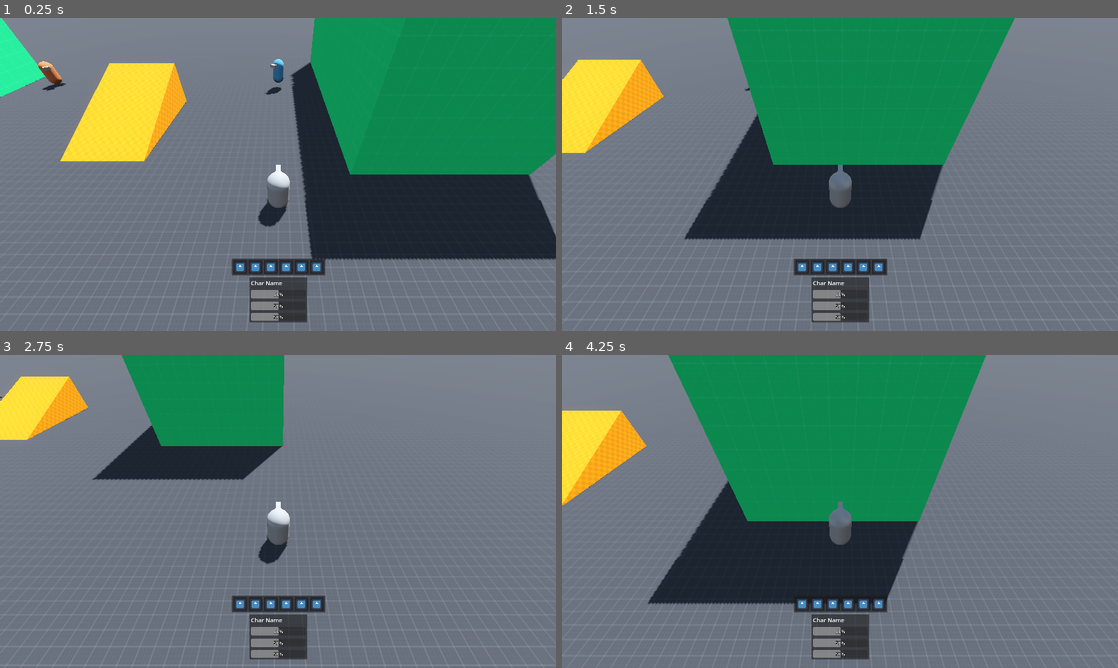
Above: before the commit, frames 1-4 (two rows, left to right).
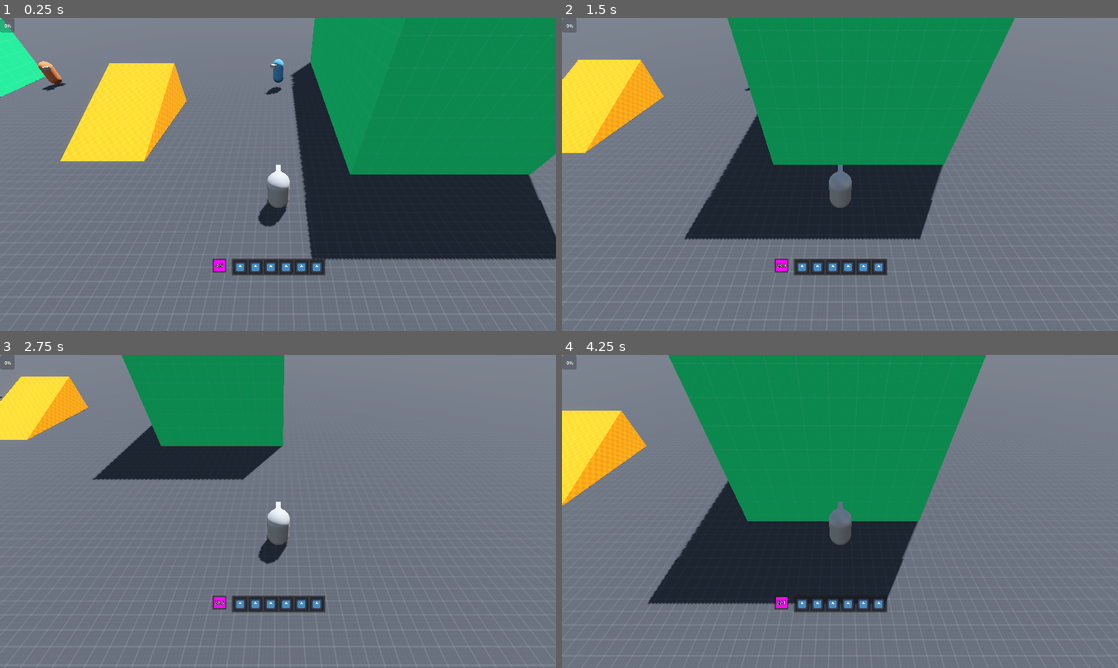
Above: after the commit, the same moments.

Repository: EveningComet/Enigma-Fusion
Game: Godot game, scene res://Scenes/Game.tscn
The game is run twice, just before and just after one commit, with the same random seed, the same clock (stepped at 60 frames per second) and the same inputs. The engine's default icon, where the game draws it, is replaced by a stand-in: a white triangle on a blue panel in a dark square.
Inputs:
- Up to frame 1 (0.25 s): no input
- Up to frame 2 (1.5 s): tap Enter at 0.5 s; hold D (move_right) 0.53-1.28 s; tap E (interact) at 0.6 s; tap Space (jump) at 0.77 s; tap F (talk) at 0.8, 1.35 s; hold S (move_backward) from 1.28 s (still down)
- Up to frame 3 (2.75 s): tap Space (jump) at 1.52 s; tap E (interact) at 1.55, 2.1 s; release S (move_backward) at 2.03 s; hold D (move_right) from 2.03 s (still down); tap F (talk) at 2.3 s
- Up to frame 4 (4.25 s): release D (move_right) at 2.78 s; hold W (move_forward) 2.78-3.53 s; tap F (talk) at 2.85, 3.8 s; tap Space (jump) at 3.02, 3.77 s; tap E (interact) at 3.05, 3.6 s; hold A (move_left) from 3.53 s (still down)

The runs differ from the first frame. In frame 1, 1.6% of the frame differs, in the area x 0-56%, y 0-98%; in frame 2, 1.6%; in frame 3, 1.6%; in frame 4, 1.6%.
Error before the commit: Parse Error: Too few arguments for "add_to_roster()" call. Expected at least 1 but received 0. (res://Scripts/Player/HostileTalkHandler.gd:11)

Commit message:
More Work
* Some project organization.
* Testing adding enemies to party.

Diff:
--- a/Scenes/Maps/Testing Level.tscn
+++ b/Scenes/Maps/Testing Level.tscn
@@ -75,7 +75,8 @@
 
 [node name="Hud Layer" type="CanvasLayer" parent="."]
 
-[node name="Player Hud" parent="Hud Layer" instance=ExtResource("5_eerm1")]
+[node name="Player Hud" parent="Hud Layer" node_paths=PackedStringArray("player_node") instance=ExtResource("5_eerm1")]
+player_node = NodePath("../../Player")
 
 [node name="Pause Menu" type="CanvasLayer" parent="."]
 
--- a/Scenes/Player/Player.tscn
+++ b/Scenes/Player/Player.tscn
@@ -6,6 +6,7 @@
 [ext_resource type="Script" path="res://Scripts/Player/PL States/PLAir.gd" id="3_eejd3"]
 [ext_resource type="Script" path="res://Scripts/Creature/Combatant.gd" id="5_1uts1"]
 [ext_resource type="Script" path="res://Scripts/Player/PlayerInputController.gd" id="6_tnric"]
+[ext_resource type="Script" path="res://Scripts/Player/PlayerHostileTalkHandler.gd" id="7_gswu2"]
 
 [sub_resource type="CapsuleMesh" id="CapsuleMesh_c34u5"]
 
@@ -57,3 +58,12 @@
 
 [node name="CollisionShape3D" type="CollisionShape3D" parent="Interaction Radius"]
 shape = SubResource("SphereShape3D_jpmi0")
+
+[node name="PlayerHostileTalkHandler" type="Node" parent="." node_paths=PackedStringArray("cooldown_timer", "interaction_radius")]
+script = ExtResource("7_gswu2")
+cooldown_timer = NodePath("Timer")
+interaction_radius = NodePath("../Interaction Radius")
+
+[node name="Timer" type="Timer" parent="PlayerHostileTalkHandler"]
+process_callback = 0
+one_shot = true
--- a/Scenes/UI/General/Player Hud.tscn
+++ b/Scenes/UI/General/Player Hud.tscn
@@ -1,10 +1,14 @@
-[gd_scene load_steps=4 format=3 uid="uid://brvilqhic1pau"]
+[gd_scene load_steps=6 format=3 uid="uid://brvilqhic1pau"]
 
 [ext_resource type="Script" path="res://Scripts/UI/General/PlayerHud.gd" id="1_vwpp3"]
 [ext_resource type="PackedScene" uid="uid://5qu22b5cq405" path="res://Scenes/UI/General/Party Member UI Slot.tscn" id="2_vfnom"]
+[ext_resource type="Script" path="res://Scripts/UI/General/HostileTalkSlot.gd" id="3_83r4v"]
 [ext_resource type="PackedScene" uid="uid://b5ibiy8toq8jr" path="res://Scenes/UI/General/Skill Bar.tscn" id="3_evr5x"]
 
-[node name="Player Hud" type="Control" node_paths=PackedStringArray("container")]
+[sub_resource type="PlaceholderTexture2D" id="PlaceholderTexture2D_yig05"]
+size = Vector2(100, 100)
+
+[node name="Player Hud" type="Control" node_paths=PackedStringArray("party_container", "hostile_talk_slot")]
 layout_mode = 3
 anchors_preset = 15
 anchor_right = 1.0
@@ -12,9 +16,11 @@
 grow_horizontal = 2
 grow_vertical = 2
 script = ExtResource("1_vwpp3")
-container = NodePath("GridContainer")
+party_member_slot_prefab = ExtResource("2_vfnom")
+party_container = NodePath("Party Container")
+hostile_talk_slot = NodePath("Hostile Talk Slot")
 
-[node name="GridContainer" type="HBoxContainer" parent="."]
+[node name="Party Container" type="HBoxContainer" parent="."]
 layout_mode = 1
 anchors_preset = 12
 anchor_top = 1.0
@@ -26,8 +32,48 @@
 grow_vertical = 0
 alignment = 1
 
-[node name="PartyMemberUISlot" parent="GridContainer" instance=ExtResource("2_vfnom")]
+[node name="Hostile Talk Slot" type="PanelContainer" parent="." node_paths=PackedStringArray("time_display_label")]
+custom_minimum_size = Vector2(48, 48)
+layout_mode = 1
+anchors_preset = 8
+anchor_left = 0.5
+anchor_top = 0.5
+anchor_right = 0.5
+anchor_bottom = 0.5
+offset_left = -228.0
+offset_top = 290.0
+offset_right = -180.0
+offset_bottom = 338.0
+grow_horizontal = 2
+grow_vertical = 2
+script = ExtResource("3_83r4v")
+time_display_label = NodePath("MarginContainer/TextureRect/Time Display Label")
+
+[node name="MarginContainer" type="MarginContainer" parent="Hostile Talk Slot"]
 layout_mode = 2
+theme_override_constants/margin_left = 5
+theme_override_constants/margin_top = 5
+theme_override_constants/margin_right = 5
+theme_override_constants/margin_bottom = 5
+
+[node name="TextureRect" type="TextureRect" parent="Hostile Talk Slot/MarginContainer"]
+layout_mode = 2
+texture = SubResource("PlaceholderTexture2D_yig05")
+expand_mode = 1
+stretch_mode = 5
+
+[node name="Time Display Label" type="Label" parent="Hostile Talk Slot/MarginContainer/TextureRect"]
+layout_mode = 1
+anchors_preset = 15
+anchor_right = 1.0
+anchor_bottom = 1.0
+grow_horizontal = 2
+grow_vertical = 2
+theme_override_colors/font_outline_color = Color(0, 0, 0, 1)
+theme_override_constants/outline_size = 5
+text = "4.5"
+horizontal_alignment = 1
+vertical_alignment = 1
 
 [node name="Skill Bar" parent="." instance=ExtResource("3_evr5x")]
 layout_mode = 1
@@ -42,3 +88,9 @@
 offset_bottom = 348.0
 grow_horizontal = 2
 grow_vertical = 2
+
+[node name="ProgressBar" type="ProgressBar" parent="."]
+custom_minimum_size = Vector2(48, 48)
+layout_mode = 0
+offset_right = 4.0
+offset_bottom = 27.0
--- a/Scenes/UI/General/Skill Bar.tscn
+++ b/Scenes/UI/General/Skill Bar.tscn
@@ -1,13 +1,13 @@
 [gd_scene load_steps=3 format=3 uid="uid://b5ibiy8toq8jr"]
 
-[ext_resource type="Script" path="res://Scripts/UI/General/SkillBar.gd" id="1_hjlpg"]
+[ext_resource type="Script" path="res://Scripts/UI/Skill UI/SkillBar.gd" id="1_spo65"]
 [ext_resource type="PackedScene" uid="uid://biiq1vtgyyvgg" path="res://Scenes/UI/General/Skill Slot.tscn" id="2_6gjmm"]
 
 [node name="Skill Bar" type="PanelContainer"]
 custom_minimum_size = Vector2(100, 50)
 offset_right = 40.0
 offset_bottom = 40.0
-script = ExtResource("1_hjlpg")
+script = ExtResource("1_spo65")
 
 [node name="MarginContainer" type="MarginContainer" parent="."]
 layout_mode = 2
--- a/Scenes/UI/General/Skill Slot.tscn
+++ b/Scenes/UI/General/Skill Slot.tscn
@@ -1,6 +1,6 @@
 [gd_scene load_steps=3 format=3 uid="uid://biiq1vtgyyvgg"]
 
-[ext_resource type="Script" path="res://Scripts/UI/General/SkillSlot.gd" id="1_j2cut"]
+[ext_resource type="Script" path="res://Scripts/UI/Skill UI/SkillSlotUI.gd" id="1_j2cut"]
 [ext_resource type="Texture2D" uid="uid://bdu5ksrpwk46w" path="res://icon.svg" id="2_bvpkb"]
 
 [node name="Skill Slot" type="PanelContainer" node_paths=PackedStringArray("display_icon")]
--- a/Scripts/Autoloads/Eventbus.gd
+++ b/Scripts/Autoloads/Eventbus.gd
@@ -4,5 +4,8 @@
 ## Fired when a character has run out of health.
 signal hp_depleted(combatant: Combatant)
 
+## Fired when the player changes what characters are in the active party.
+signal active_party_changed(active_party: Array)
+
 ## Fired when the player tries talking to an NPC or an enemy.
 signal begin_conversation(node)
--- a/Scripts/Autoloads/PlayerRosterController.gd
+++ b/Scripts/Autoloads/PlayerRosterController.gd
@@ -14,19 +14,26 @@
 var roster: Array     = []
 
 func add_to_roster(character) -> void:
+	# Do not add characters that already exist within the roster
+	if roster.has(character) == true:
+		return
+
 	roster.append(character)
 	if active_party.size() < MAX_ACTIVE_TEAM_SIZE:
-		active_party.append(character)
+		add_to_active_party(character)
 
-func add_to_active_party() -> void:
-	pass
+func add_to_active_party(character_to_add) -> void:
+	active_party.append(character_to_add)
+	Eventbus.active_party_changed.emit( active_party )
 
-func remove_from_active_party() -> void:
-	pass
+func remove_from_active_party(character_to_remove) -> void:
+	active_party.erase(character_to_remove)
+	Eventbus.active_party_changed.emit(active_party)
 
 func delete() -> void:
 	pass
 
 ## Give the player and their team experience points.
 func give_experience_points(amt: int) ->  void:
-	pass
+	for pm in roster:
+		pass
--- /dev/null
+++ b/Scripts/Creature/SkillHolder.gd
@@ -0,0 +1,5 @@
+## Stores a collection of skills for a character.
+class_name SkillHolder extends Resource
+
+## Houses the current, active skills on a character.
+@export var skills: Array
--- a/Scripts/Player/HostileTalkHandler.gd
+++ b/Scripts/Player/HostileTalkHandler.gd
@@ -8,4 +8,4 @@
 	if target.has_node("Combatant") == false:
 		return
 
-	PlayerRosterController.add_to_roster()
+	PlayerRosterController.add_to_roster(target)
--- /dev/null
+++ b/Scripts/Player/PlayerHostileTalkHandler.gd
@@ -0,0 +1,27 @@
+## Used to handle talking with hostile NPCs.
+class_name PlayerHostileTalkHandler extends Node
+
+signal player_pressed_hostile_talk_button()
+
+@export var cooldown_timer: Timer
+
+## How long, in seconds, before the player can talk to another enemy.
+@export var cooldown_time:  float = 30.0
+
+@export var interaction_radius: Area3D
+
+func _ready() -> void:
+	cooldown_timer.start(0)
+
+func _physics_process(delta: float) -> void:
+	if Input.is_action_just_pressed("talk") and cooldown_timer.is_stopped() == true:
+		player_pressed_hostile_talk_button.emit()
+		cooldown_timer.start(cooldown_time)
+
+		# TODO: Have the player aim for the enemy they want to talk to.
+		# Find the nearest character to talk to
+		var potential_targets: Array = interaction_radius.get_overlapping_bodies()
+		potential_targets.erase(get_parent())
+		for e in potential_targets:
+			if e.name == "Test Enemy":
+				PlayerRosterController.add_to_roster(e)
--- /dev/null
+++ b/Scripts/UI/General/HostileTalkSlot.gd
@@ -0,0 +1,31 @@
+## Shows the player if they're able to talk to a hostile NPC.
+class_name HostileTalkSlot extends PanelContainer
+
+@export var time_display_label: Label
+
+var player_hostile_talk_handler: PlayerHostileTalkHandler
+
+## The cooldown timer belonging to the player's enemy talking handler.
+var cooldown_timer: Timer
+
+func _ready() -> void:
+	set_physics_process(false)
+
+func set_player_hostile_talk_handler(new_th: PlayerHostileTalkHandler) -> void:
+	player_hostile_talk_handler = new_th
+	cooldown_timer = player_hostile_talk_handler.cooldown_timer
+	cooldown_timer.timeout.connect(on_timer_timeout)
+	player_hostile_talk_handler.player_pressed_hostile_talk_button.connect(
+		on_hostile_talk_button_pressed
+	)
+
+func _physics_process(delta: float):
+	time_display_label.set_text( "%3.1f" % cooldown_timer.time_left )
+
+func on_hostile_talk_button_pressed() -> void:
+	time_display_label.show()
+	set_physics_process(true)
+
+func on_timer_timeout() -> void:
+	set_physics_process(false)
+	time_display_label.hide()
--- a/Scripts/UI/General/PlayerHud.gd
+++ b/Scripts/UI/General/PlayerHud.gd
@@ -1,5 +1,29 @@
 ## Displays the vitals of the player's current party.
 class_name PlayerHud extends Control
 
+## The node that houses the player character.
+@export var player_node: Node3D
+
+@export var party_member_slot_prefab: PackedScene
+
 ## Stores the visuals of the displayed party.
-@export var container: Container
+@export var party_container: Container
+
+@export var hostile_talk_slot: HostileTalkSlot
+
+func _ready() -> void:
+	Eventbus.active_party_changed.connect( on_active_party_changed )
+	var hostile_talk_handler = player_node.get_node("PlayerHostileTalkHandler")
+	hostile_talk_slot.set_player_hostile_talk_handler(
+		hostile_talk_handler
+	)
+
+func on_active_party_changed(curr_party: Array) -> void:
+	if OS.is_debug_build() == true:
+		print("PlayerHud :: Active party changed!")
+
+	# Create a slot for each party member
+	for pm in curr_party:
+		var pmui_slot: PartyMemberUISlot = party_member_slot_prefab.instantiate()
+		pmui_slot.char_name_label.set_text( pm.name )
+		party_container.add_child(pmui_slot)
--- a/Scripts/UI/General/SkillSlot.gd
+++ b/Scripts/UI/Skill UI/SkillSlotUI.gd
@@ -1,5 +1,5 @@
 ## Stores a skill at a given time.
-class_name SkillSlot extends PanelContainer
+class_name SkillSlotUI extends PanelContainer
 
 @export var curr_skill: SkillData:
 	get: return curr_skill
Not shown: 1 places in Scenes/Player/Player.tscn that only renumber resources
Renamed: Scripts/UI/General/SkillBar.gd -> Scripts/UI/Skill UI/SkillBar.gd
